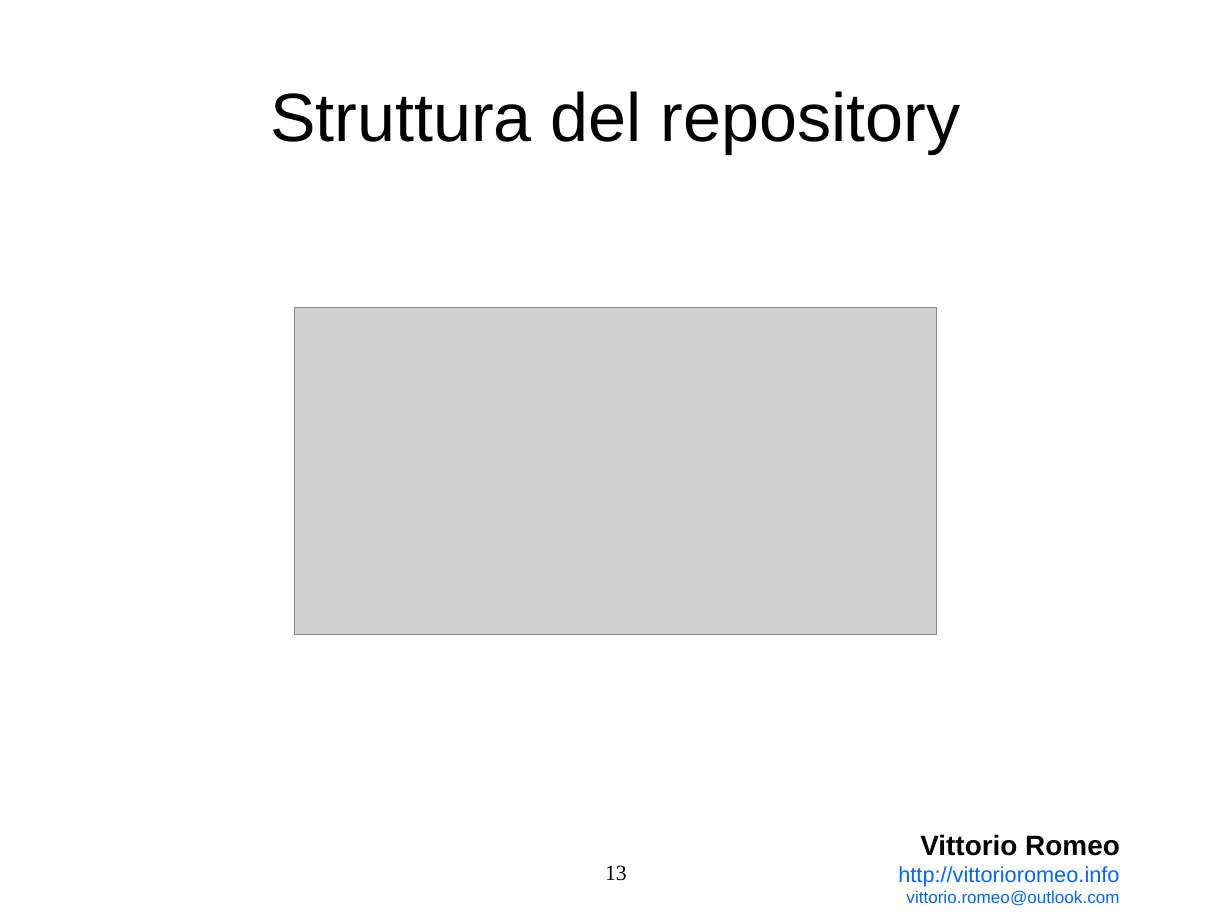
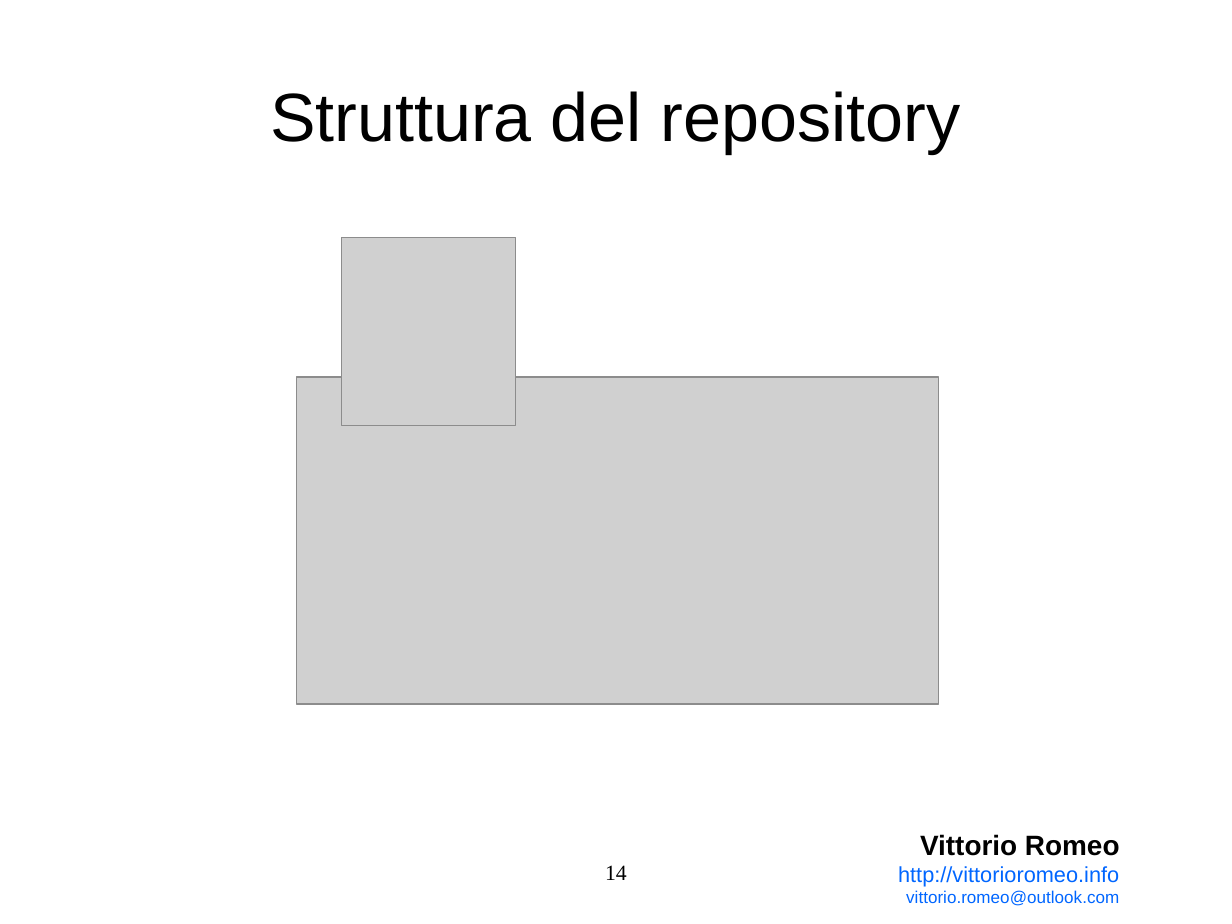
Before and after one commit to vittorioromeo/linuxDay2014, a slide deck: slide 14 of presentation.odp (slide 13 before the commit). Drawn at 1232x924 pixels with LibreOffice and Linux fonts; fonts in the diff are those of the drawing; grey boxes stand for pictures; background and template pictures are left out. Boxes give left, top, right and bottom in pixels: in the first picture for what was removed or moved away, otherwise in the second. Text is boxed around its words. In the diff, an @@ line names an element or a change of style, - is before the commit and + after.

```diff
--- a/presentation.odp
+++ b/presentation.odp
@@ picture added at <box>342,237,517,425</box> @@
@@ picture: place and size @@
-picture at <box>295,307,938,635</box>
+picture at <box>296,377,939,704</box>
@@ page number at <box>605,865,627,880</box>: text changed @@
-13
+14
```
Also in this commit, not shown: 4 other slides changed, 2 slides added, 1 slide removed.
